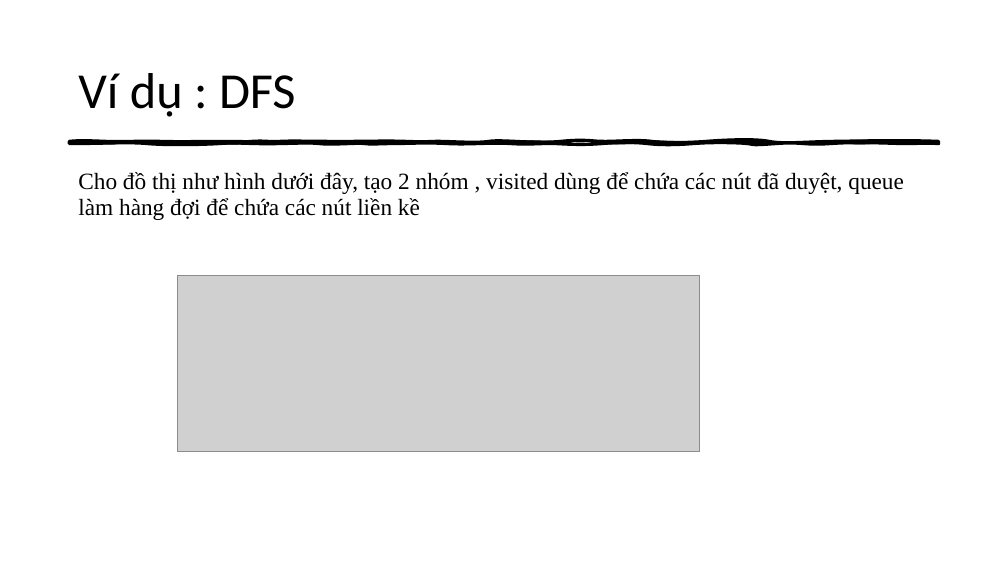
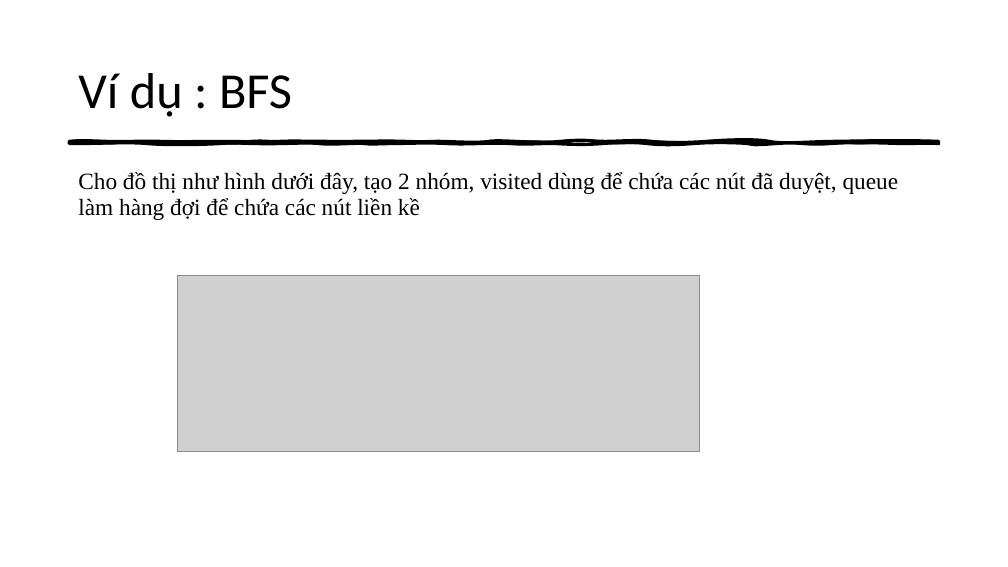
Before and after one commit to thathcmus/CTDL_GT, a slide deck: slide 18 of Cau_Truc_Du_Lieu_Do_Thi_Va_Ung_Dung.pptx (slide 27 before the commit). Drawn at 1008x567 pixels with LibreOffice and Linux fonts; fonts in the diff are those of the drawing; grey boxes stand for pictures. Boxes give left, top, right and bottom in pixels: in the first picture for what was removed or moved away, otherwise in the second. Text is boxed around its words. In the diff, an @@ line names an element or a change of style, - is before the commit and + after.

```diff
--- a/Cau_Truc_Du_Lieu_Do_Thi_Va_Ung_Dung.pptx
+++ b/Cau_Truc_Du_Lieu_Do_Thi_Va_Ung_Dung.pptx
@@ title at (x1=78, y1=73, x2=292, y2=117): text changed @@
-Ví dụ : DFS
+Ví dụ : BFS
@@ text at (x1=78, y1=172, x2=899, y2=220): spaces changed @@
-Cho đồ thị như hình dưới đây, tạo 2 nhóm , visited dùng để chứa các nút đã duyệt, queue làm hàng đợi để chứa các nút liền kề
+Cho đồ thị như hình dưới đây, tạo 2 nhóm, visited dùng để chứa các nút đã duyệt, queue làm hàng đợi để chứa các nút liền kề
```
Also in this commit, not shown: 11 other slides changed, 4 other files.
